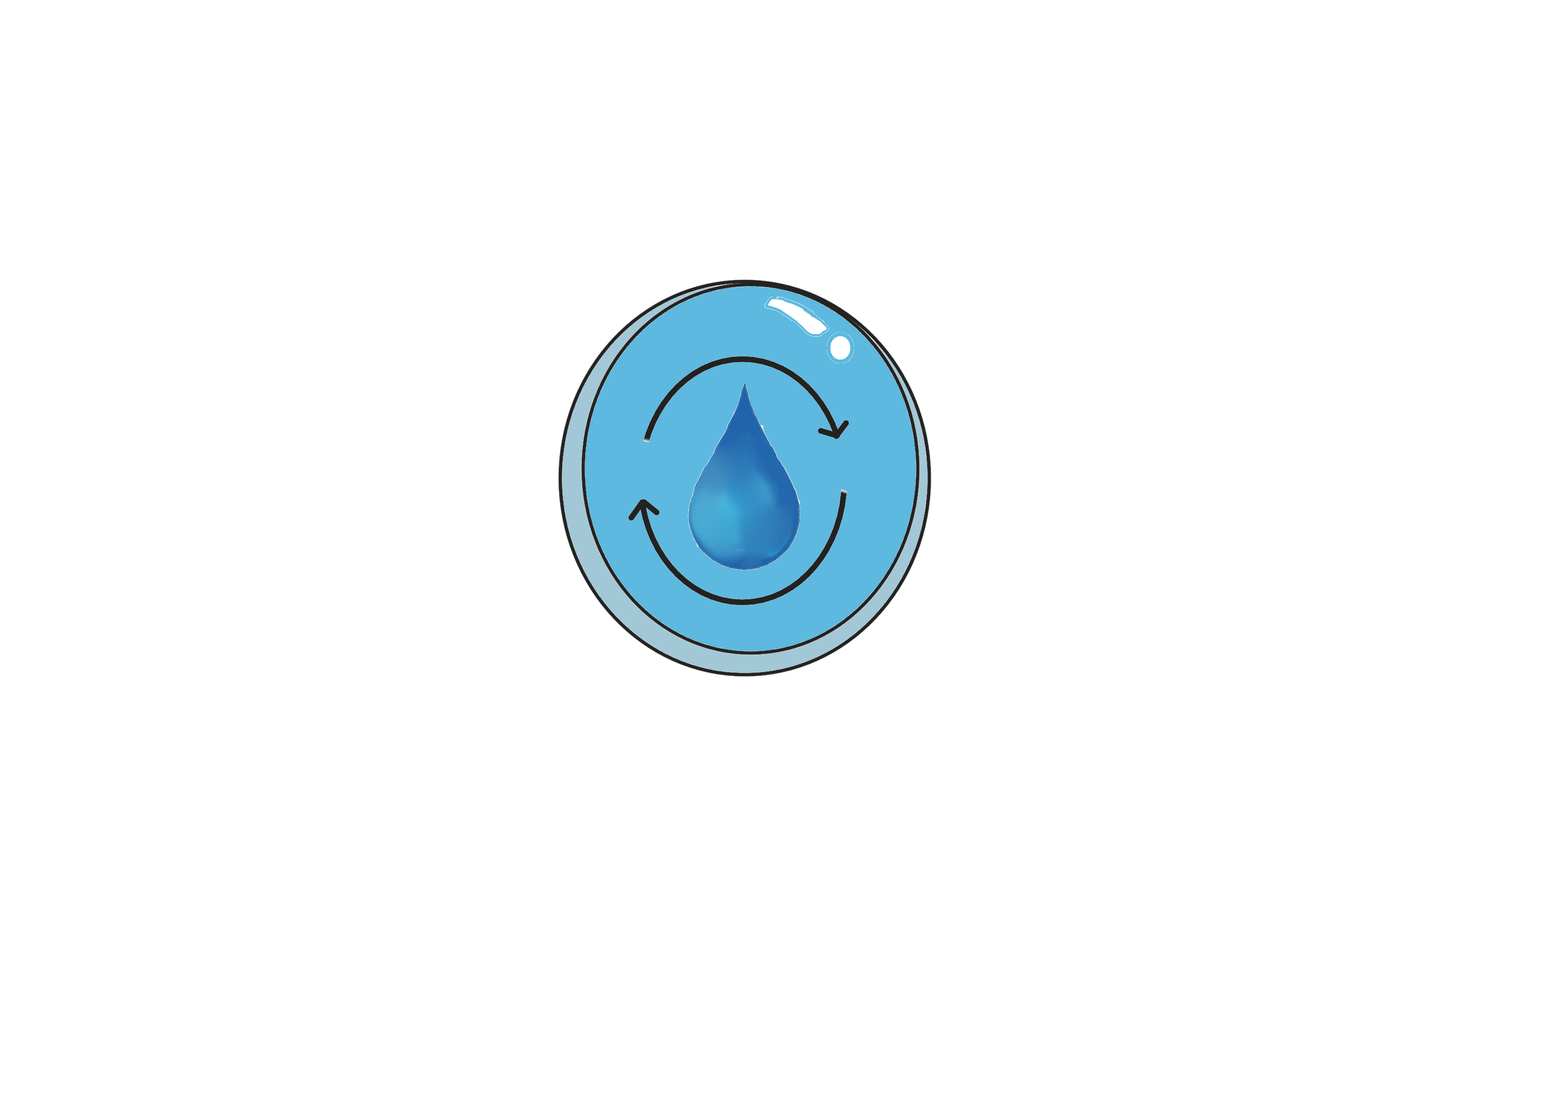
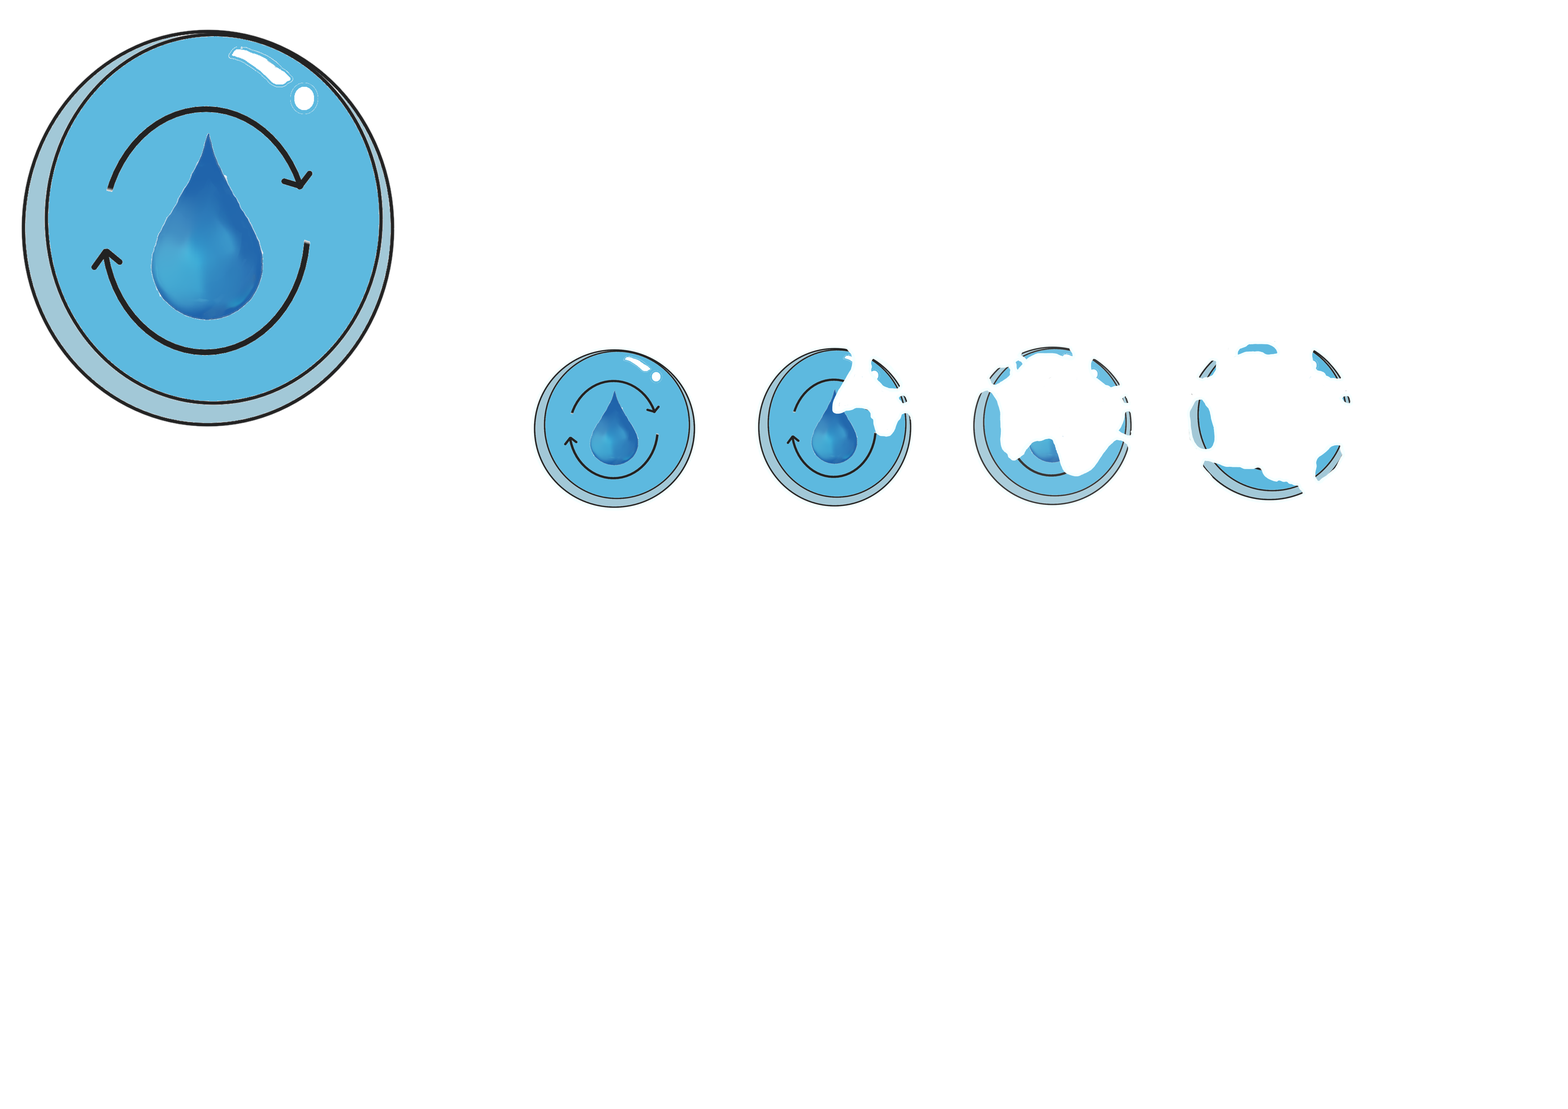
Revision of a layered (1568, 1109) image; what changed, layer by layer:
added layer "Paint Layer 1 Merged" (1st of 6) above "Paint Layer 1 Merged" over bbox(743, 314, 932, 515)
added layer "Paint Layer 1 Merged" (2nd of 6) (91%) above "Paint Layer 1 Merged" over bbox(969, 344, 1135, 508)
added layer "Paint Layer 1 Merged" (3rd of 6) above "Paint Layer 1 Merged" over bbox(1186, 340, 1354, 503)
added layer "Paint Layer 1 Merged" (4th of 6) above "Paint Layer 1 Merged" over bbox(530, 343, 716, 515)
added layer "Paint Layer 1 Merged" (5th of 6) above "Paint Layer 1 Merged" over bbox(530, 343, 716, 544)
painted on "Paint Layer 1 Merged" (6th of 6) over bbox(21, 29, 932, 677)